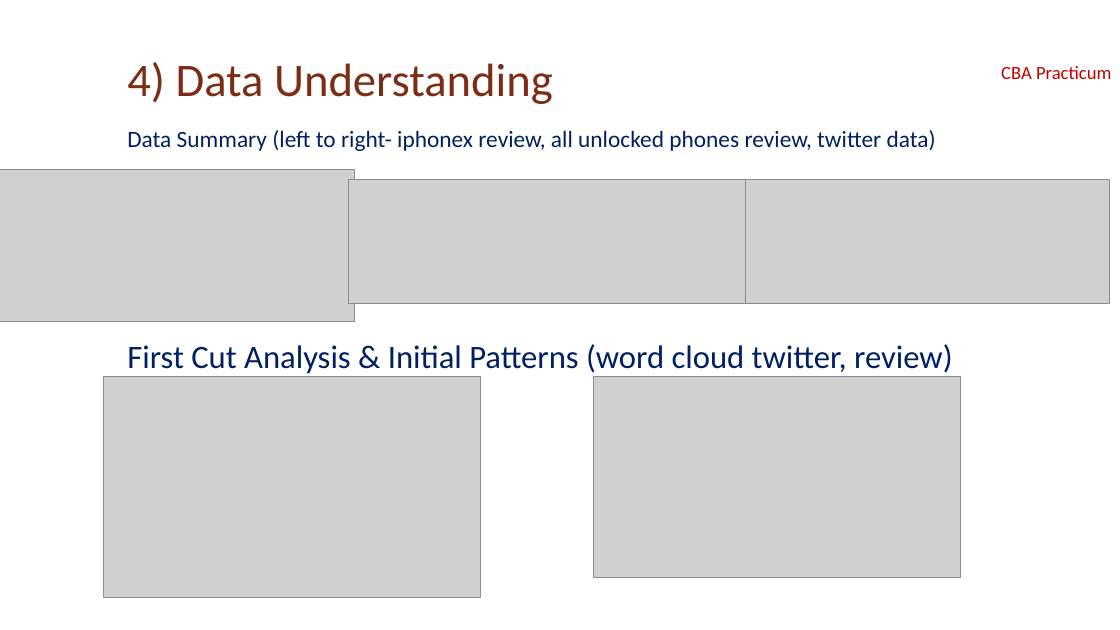
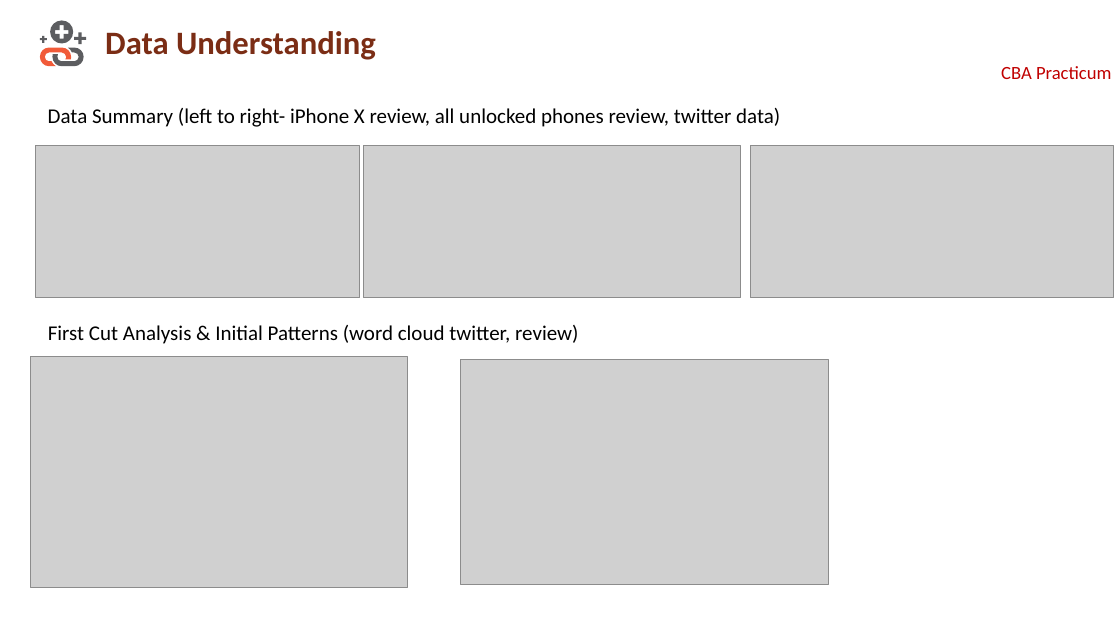
Before and after one commit to siwanian/PracticumData, a slide deck: slide 6 of Practicum Presentation.pptx. Drawn at 1120x630 pixels with LibreOffice and Linux fonts; fonts in the diff are those of the drawing; grey boxes stand for pictures; background and template pictures are left out. Boxes give left, top, right and bottom in pixels: in the first picture for what was removed or moved away, otherwise in the second. Text is boxed around its words. In the diff, an @@ line names an element or a change of style, - is before the commit and + after.

```diff
--- a/Practicum Presentation.pptx
+++ b/Practicum Presentation.pptx
@@ group added at (40,20,86,66): 7 freeform shapes @@
@@ title at (105,31,376,60): text changed; size 40 to 28 pt; bold on @@
-4) Data Understanding
+Data Understanding
@@ text added at (48,108,780,127), 18 pt, text #000000 @@
+Data Summary (left to right- iPhone X review, all unlocked phones review, twitter data)
@@ picture: place and size @@
-picture at (0,170,355,322)
+picture at (35,145,360,297)
@@ text removed at (127,130,953,377) @@
-Data Summary (left to right- iphonex review, all unlocked phones review, twitter data)
-First Cut Analysis & Initial Patterns (word cloud twitter, review)
@@ picture: place and size @@
-picture at (348,180,744,304)
+picture at (364,145,741,297)
@@ picture: place and size @@
-picture at (745,179,1109,303)
+picture at (750,145,1114,297)
@@ text added at (48,325,578,344), 18 pt, text #000000 @@
+First Cut Analysis & Initial Patterns (word cloud twitter, review)
@@ picture: place and size @@
-picture at (103,377,481,598)
+picture at (31,357,408,587)
@@ picture: place and size @@
-picture at (593,377,960,578)
+picture at (460,360,828,584)
```
Also in this commit, not shown: 4 other slides changed, 5 slides added, 4 slides removed.
